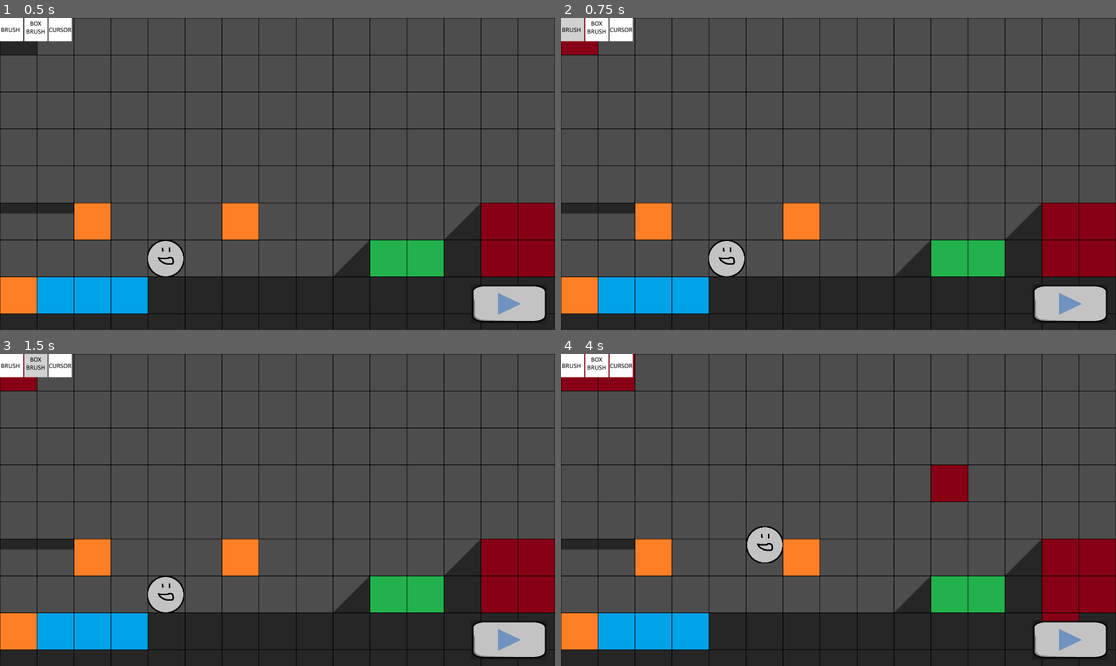
Above: before the commit, frames 1-4 (two rows, left to right).
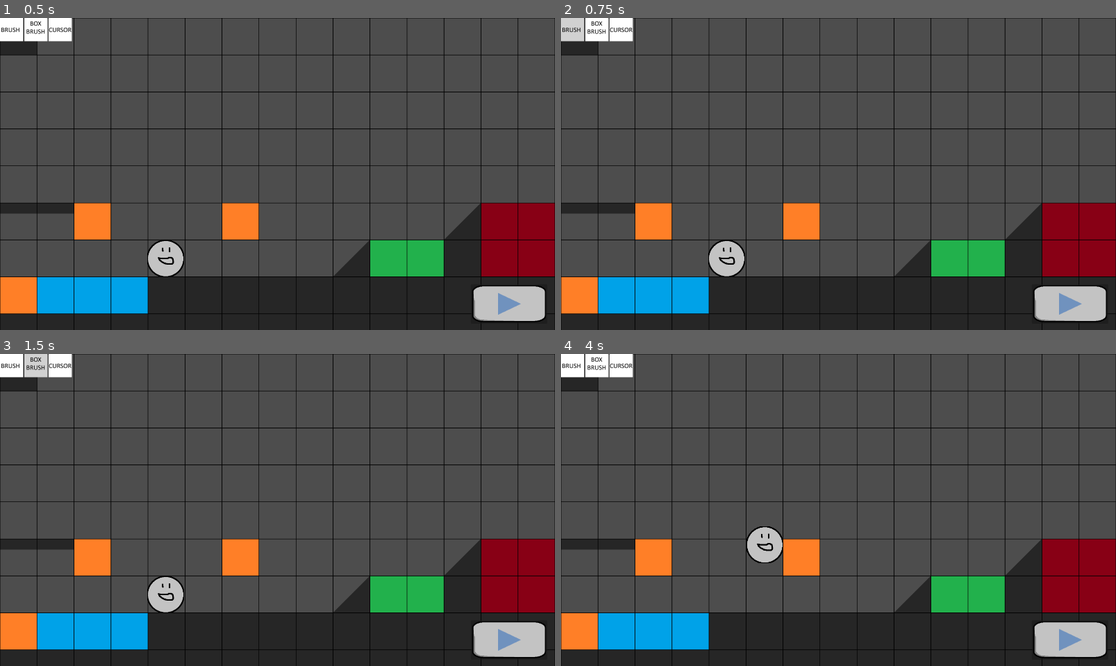
Above: after the commit, the same moments.

Repository: superwhack/levelsmith-platformer
Game: Godot game, scene res://Scenes/node_2d.tscn
Same seed, same stepped clock (60 frames per second), same inputs: the game is played once before the commit and once after it.
Inputs (mouse positions are in pixels of both pictures, inside the frame that each line leads up to):
- Up to frame 1 (0.5 s): no input
- Up to frame 2 (0.75 s): click (572, 30) at 0.5 s
- Up to frame 3 (1.5 s): click (33, 366) at 1.25 s
- Up to frame 4 (4 s): click (622, 366) at 2 s; click (1071, 641) at 2.75 s; tap Enter at 3.5 s; move the mouse to (960, 494) at 3.52 s; press the mouse at (960, 494) at 3.53 s; hold Right (right) from 3.53 s (still down); tap Space (jump) at 3.77 s; right-click (960, 494) at 3.8 s

Frame 1 is identical in both runs. In frame 2, 0.3% of the frame differs, in the area x 0-7%, y 0-12%; in frame 3, 0.3%; in frame 4, 1.6%, in the area x 0-94%, y 0-86%.

Commit message:
fixes and improvements to tool changing
- Pressing buttons no longer places tiles under buttons
- ToolSwitch scene is now a child of EditorManager
- Utilizing match cases for user key inputs
- Renamed control nodes to appropriate wrapper names

Diff:
--- a/levelsmith-platformer/Scenes/ToolSwitch.tscn
+++ b/levelsmith-platformer/Scenes/ToolSwitch.tscn
@@ -20,10 +20,10 @@
 theme_override_constants/separation = 84
 script = ExtResource("1_8le6k")
 
-[node name="Control" type="Control" parent="." unique_id=2054412807]
+[node name="BrushToolWrapper" type="Control" parent="." unique_id=2054412807]
 layout_mode = 2
 
-[node name="BrushToolButton" type="TextureButton" parent="Control" unique_id=1651147015]
+[node name="BrushToolButton" type="TextureButton" parent="BrushToolWrapper" unique_id=1651147015]
 layout_mode = 0
 offset_right = 80.0
 offset_bottom = 80.0
@@ -35,11 +35,11 @@
 ignore_texture_size = true
 stretch_mode = 0
 
-[node name="Control2" type="Control" parent="." unique_id=1485990696]
+[node name="BoxBrushToolWrapper" type="Control" parent="." unique_id=1485990696]
 layout_mode = 2
 size_flags_horizontal = 3
 
-[node name="BoxBrushToolButton" type="TextureButton" parent="Control2" unique_id=722401074]
+[node name="BoxBrushToolButton" type="TextureButton" parent="BoxBrushToolWrapper" unique_id=722401074]
 layout_mode = 0
 offset_right = 80.0
 offset_bottom = 80.0
@@ -49,10 +49,10 @@
 ignore_texture_size = true
 stretch_mode = 0
 
-[node name="Control3" type="Control" parent="." unique_id=955516389]
+[node name="CursorToolWrapper" type="Control" parent="." unique_id=955516389]
 layout_mode = 2
 
-[node name="CursorButton" type="TextureButton" parent="Control3" unique_id=876085231]
+[node name="CursorButton" type="TextureButton" parent="CursorToolWrapper" unique_id=876085231]
 layout_mode = 0
 offset_right = 80.0
 offset_bottom = 80.0
@@ -62,6 +62,6 @@
 ignore_texture_size = true
 stretch_mode = 0
 
-[connection signal="pressed" from="Control/BrushToolButton" to="." method="_on_brush_tool_button_pressed"]
-[connection signal="pressed" from="Control2/BoxBrushToolButton" to="." method="_on_box_brush_tool_button_pressed"]
-[connection signal="pressed" from="Control3/CursorButton" to="." method="_on_cursor_button_pressed"]
+[connection signal="pressed" from="BrushToolWrapper/BrushToolButton" to="." method="_on_brush_tool_button_pressed"]
+[connection signal="pressed" from="BoxBrushToolWrapper/BoxBrushToolButton" to="." method="_on_box_brush_tool_button_pressed"]
+[connection signal="pressed" from="CursorToolWrapper/CursorButton" to="." method="_on_cursor_button_pressed"]
--- a/levelsmith-platformer/Scenes/node_2d.tscn
+++ b/levelsmith-platformer/Scenes/node_2d.tscn
@@ -14,6 +14,12 @@
 [node name="Node2D" type="Node2D" unique_id=597504480]
 
 [node name="EditorManager" parent="." unique_id=2045534837 instance=ExtResource("1_wjtap")]
+
+[node name="ToolSwitch" parent="EditorManager" unique_id=2083666767 node_paths=PackedStringArray("editorManager") instance=ExtResource("16_fg7i4")]
+offset_right = 168.0
+offset_bottom = 0.0
+mouse_filter = 0
+editorManager = NodePath("..")
 
 [node name="MasterManager" type="Node2D" parent="." unique_id=45588138]
 script = ExtResource("2_fg7i4")
@@ -41,6 +47,3 @@
 action_mode = 0
 icon = ExtResource("14_xiv05")
 script = ExtResource("15_uybdb")
-
-[node name="ToolSwitch" parent="." unique_id=2083666767 node_paths=PackedStringArray("editorManager") instance=ExtResource("16_fg7i4")]
-editorManager = NodePath("../EditorManager")
--- a/levelsmith-platformer/Scripts/EditorManager.gd
+++ b/levelsmith-platformer/Scripts/EditorManager.gd
@@ -25,25 +25,26 @@
 ## Runs every frame during the editing state
 ## delta: how much time has passed
 func _process(_delta: float) -> void:
+	pass
 
-	if (Input.is_action_pressed("left-click")):
+## Inputs related to clicking on the tile map (for now?)
+func _unhandled_input(event):
+	if event.is_action_pressed("left-click"):
 		place_tile(get_global_mouse_position());
 
-	if (Input.is_action_pressed("right-click")):
+	if event.is_action_pressed("right-click"):
 		delete_tile(get_global_mouse_position());
 
-  #TODO: Add key switch to input map and replace with .is_action_just_pressed
-	#if Input.is_action_just_pressed("brush_tool"):
-	if Input.is_key_pressed(KEY_Z):
-		change_tool(Global.Tool.BRUSH);
-
-	#if Input.is_action_just_pressed("box_brush_tool"):
-	if Input.is_key_pressed(KEY_X):
-		change_tool(Global.Tool.BOX_BRUSH);
-
-	#if Input.is_action_just_pressed("cursor_tool"):
-	if Input.is_key_pressed(KEY_C):
-		change_tool(Global.Tool.CURSOR);
+## Inputs related to the GUI
+func _gui_input(event):
+	# Switch current tool based on user keyboard input
+	match event:
+		"brush-tool":
+			change_tool(Global.Tool.BRUSH);
+		"box-brush-tool":
+			change_tool(Global.Tool.BOX_BRUSH);
+		"cursor-tool":
+			change_tool(Global.Tool.CURSOR);
 
 ## Places down the current brushing tile at the clicked position.
 ## position: Where the mouse is during the click.
--- a/levelsmith-platformer/Scripts/ToolSwitch.gd
+++ b/levelsmith-platformer/Scripts/ToolSwitch.gd
@@ -1,6 +1,6 @@
 extends HBoxContainer
 
-@export var editorManager : Node2D;
+@export var editorManager : Node2D = get_parent();
 
 # Called when the node enters the scene tree for the first time.
 func _ready() -> void:
--- a/levelsmith-platformer/project.godot
+++ b/levelsmith-platformer/project.godot
@@ -58,6 +58,21 @@
 "events": [Object(InputEventMouseButton,"resource_local_to_scene":false,"resource_name":"","device":-1,"window_id":0,"a …(258 unchanged characters)…
 ]
 }
+brush-tool={
+"deadzone": 0.2,
+"events": [Object(InputEventKey,"resource_local_to_scene":false,"resource_name":"","device":-1,"window_id":0,"alt_pressed":false,"shift_pressed":false,"ctrl_pressed":false,"meta_pressed":false,"pressed":false,"keycode":0,"physical_keycode":90,"key_label":0,"unicode":122,"location":0,"echo":false,"script":null)
+]
+}
+box-brush-tool={
+"deadzone": 0.2,
+"events": [Object(InputEventKey,"resource_local_to_scene":false,"resource_name":"","device":-1,"window_id":0,"alt_pressed":false,"shift_pressed":false,"ctrl_pressed":false,"meta_pressed":false,"pressed":false,"keycode":0,"physical_keycode":88,"key_label":0,"unicode":120,"location":0,"echo":false,"script":null)
+]
+}
+cursor-tool={
+"deadzone": 0.2,
+"events": [Object(InputEventKey,"resource_local_to_scene":false,"resource_name":"","device":-1,"window_id":0,"alt_pressed":false,"shift_pressed":false,"ctrl_pressed":false,"meta_pressed":false,"pressed":false,"keycode":0,"physical_keycode":67,"key_label":0,"unicode":99,"location":0,"echo":false,"script":null)
+]
+}
 
 [physics]
 
Not shown, changed: levelsmith-platformer/Assets/Sprites/Tiles/bounce.png.import
Not shown, changed: levelsmith-platformer/Assets/Sprites/Tiles/death.png.import
Not shown, changed: levelsmith-platformer/Assets/Sprites/Tiles/ice.png.import
Not shown, changed: levelsmith-platformer/Assets/Sprites/Tiles/oneway.png.import
Not shown, changed: levelsmith-platformer/Assets/Sprites/Tiles/slope.png.import
Not shown, changed: levelsmith-platformer/Assets/Sprites/Tiles/solid.png.import
